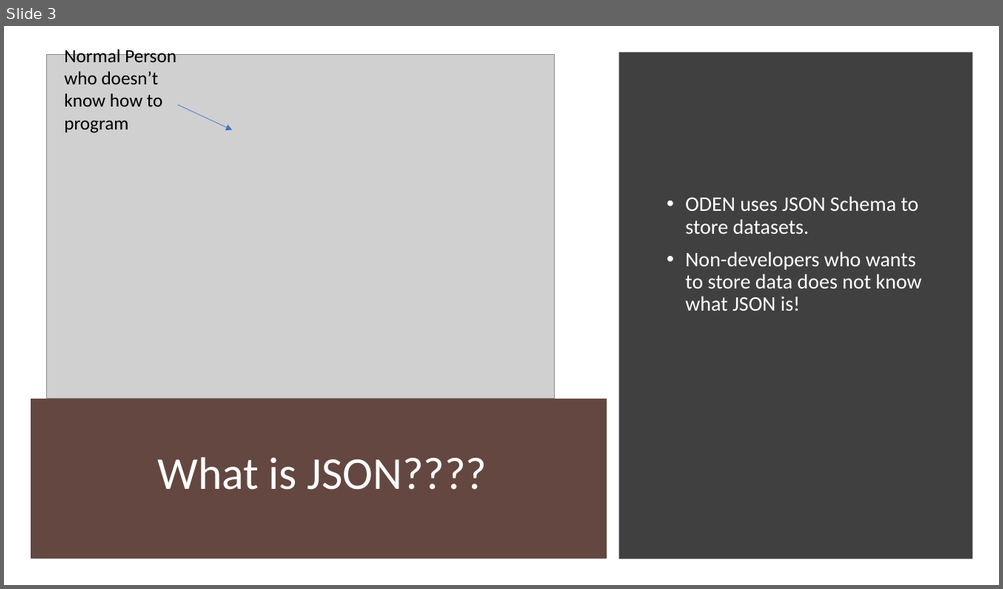
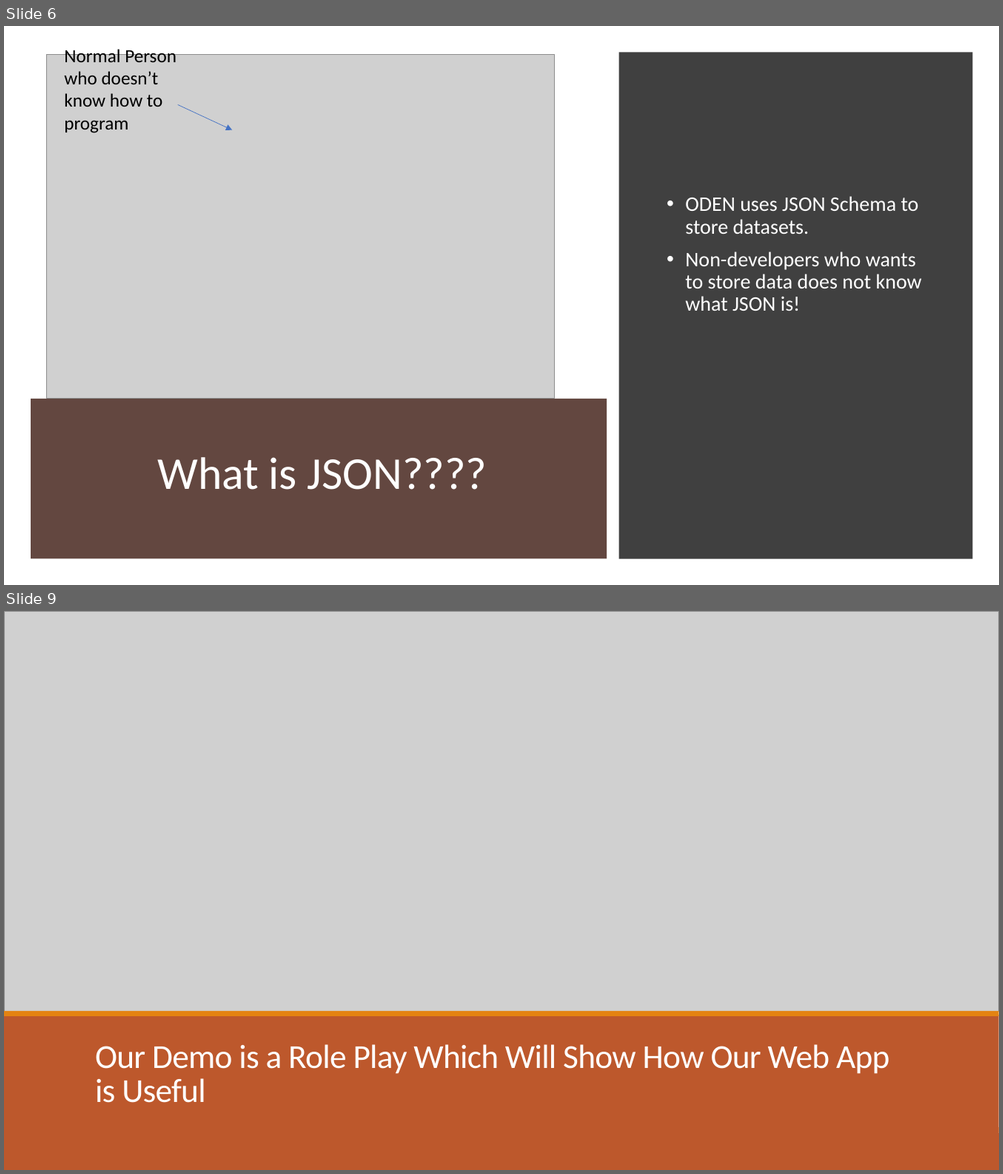
Before and after one commit to mikah13/test-skt, a slide deck: presentationPrep/OpenDataEditorPresentation.pptx. Shown one above the other, each under a label of ours: slide 3 before the commit, slides 6 and 9 after it; the slides between them are not shown. The pictures are 1003x589 and 1003x1174 pixels, drawn with LibreOffice and Linux fonts; fonts in the diff are those of the drawing; grey boxes stand for pictures. Boxes give left, top, right and bottom in pixels: in the first picture for what was removed or moved away, otherwise in the second. Text is boxed around its words. In the diff, an @@ line names an element or a change of style, - is before the commit and + after.

```diff
--- a/presentationPrep/OpenDataEditorPresentation.pptx
+++ b/presentationPrep/OpenDataEditorPresentation.pptx
@@ slide 9 added at [4, 611, 999, 1170], background #FFFFFF @@
@@ picture added at [4, 611, 999, 1012] @@
@@ rectangle added at [4, 1015, 999, 1170], fill #BD582C @@
@@ rectangle added at [4, 1011, 999, 1017], fill #E48312 @@
@@ title added at [95, 1045, 889, 1103], 32.4 pt, text #FFFFFF @@
+Our Demo is a Role Play Which Will Show How Our Web App is Useful
@@ rectangle added at [4, 1133, 999, 1170], fill #BD582C @@
@@ rectangle added at [4, 1128, 999, 1133], fill #E48312 @@
@@ what was slide 3 is now slide 6 @@
```
Also in this commit, not shown: 4 slides changed, 5 other slides added, 1 other file.
